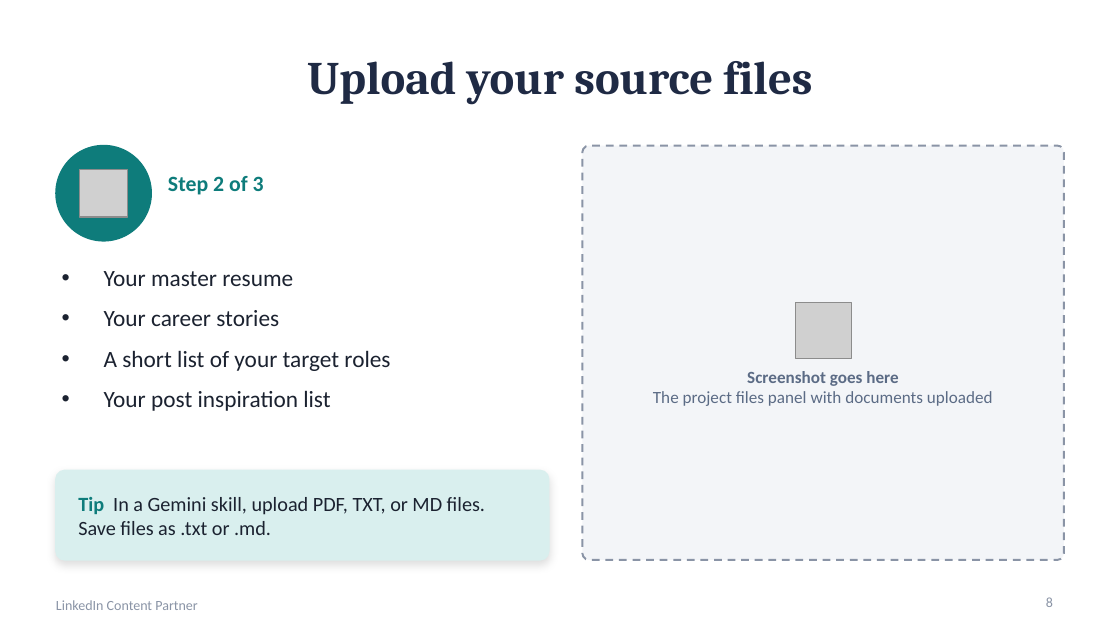
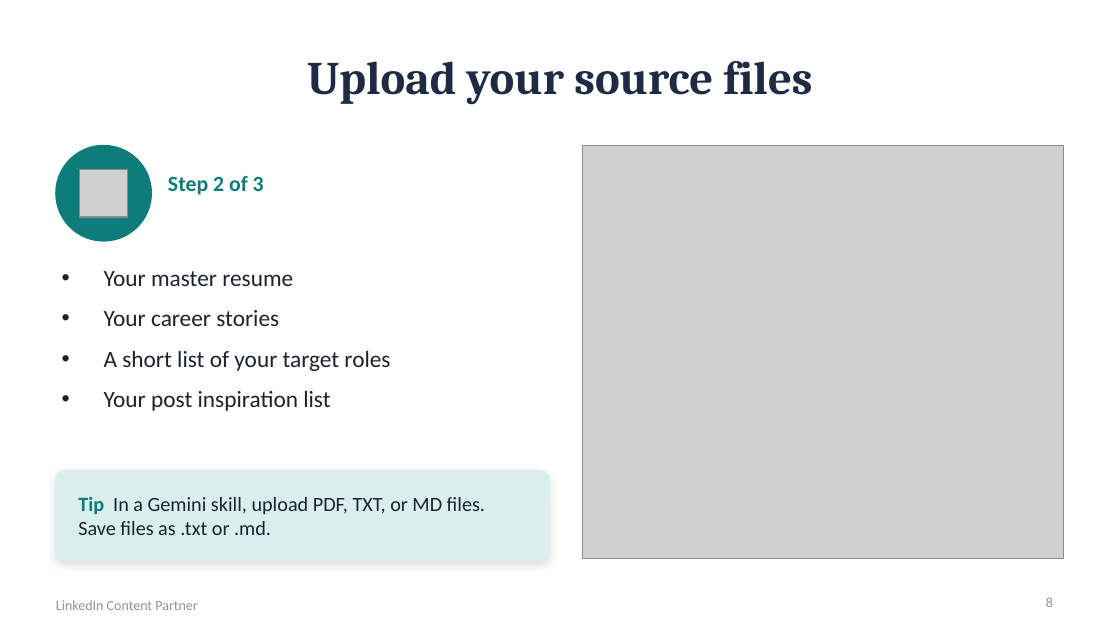
Before and after one commit to crystaljonespmp/LinkedIn-Content-Partner, a slide deck: slide 8 of PowerPoint/LinkedIn-Content-Partner-Setup-Slides.pptx. Drawn at 1120x630 pixels with LibreOffice and Linux fonts; fonts in the diff are those of the drawing; grey boxes stand for pictures. Boxes give left, top, right and bottom in pixels: in the first picture for what was removed or moved away, otherwise in the second. Text is boxed around its words. In the diff, an @@ line names an element or a change of style, - is before the commit and + after.

```diff
--- a/PowerPoint/LinkedIn-Content-Partner-Setup-Slides.pptx
+++ b/PowerPoint/LinkedIn-Content-Partner-Setup-Slides.pptx
@@ rounded rectangle removed at (582, 146, 1064, 560) @@
@@ picture added at (582, 146, 1064, 559) @@
@@ picture removed at (795, 302, 851, 358) @@
@@ text removed at (653, 371, 993, 406) @@
-Screenshot goes here
-The project files panel with documents uploaded
```
Also in this commit, not shown: 2 other slides changed.
